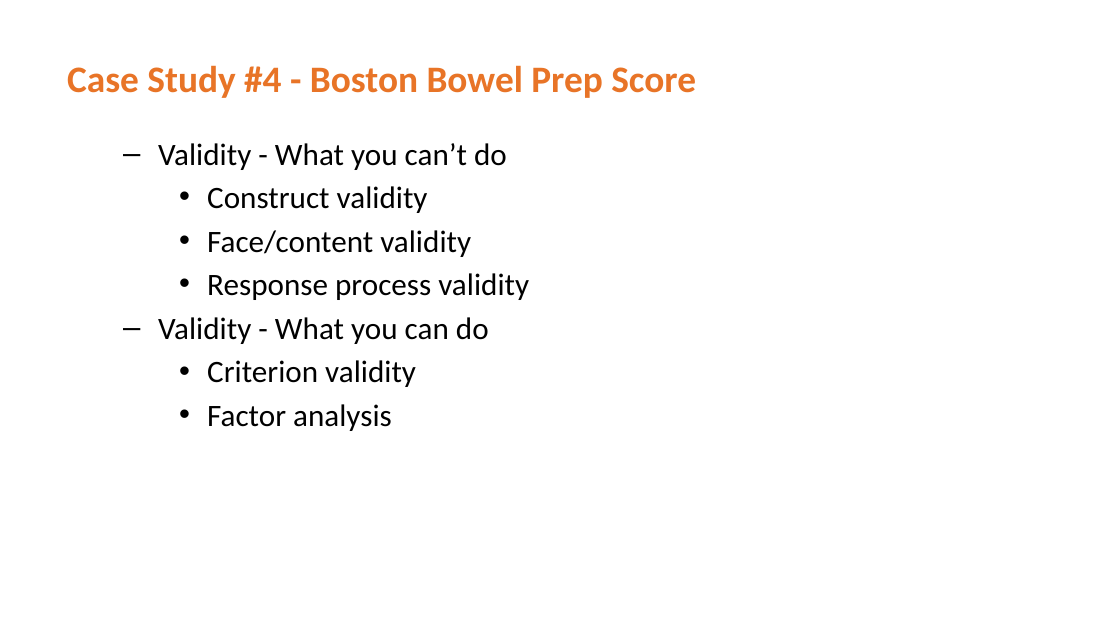
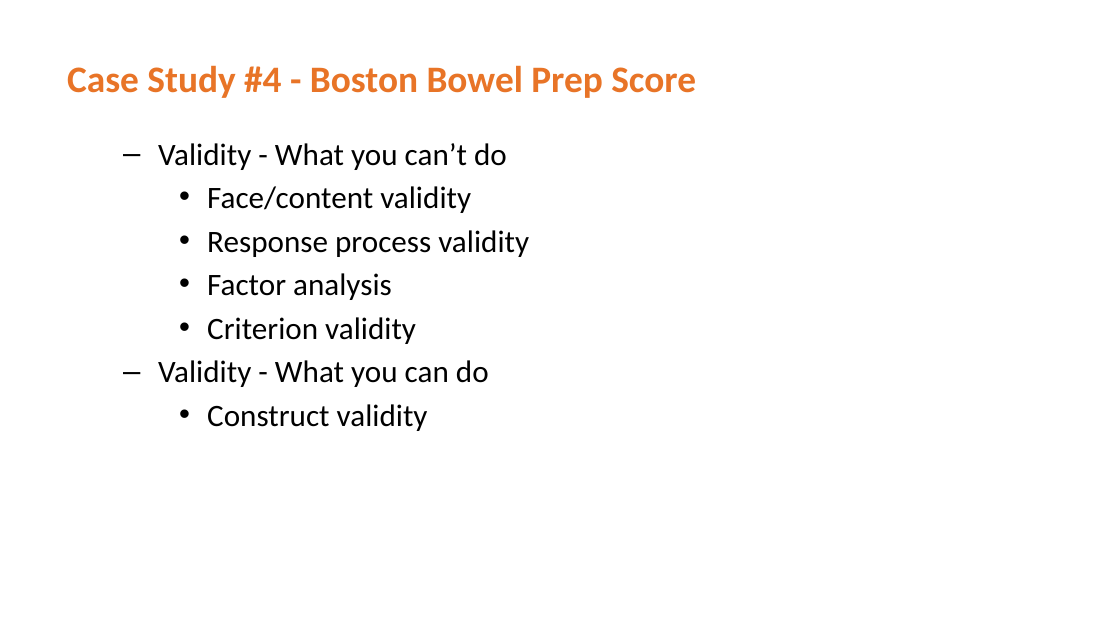
Before and after one commit to pmean/reliability-and-validity, a slide deck: slide 45 of src/Practical Advice for Establishing Reliability and Validity.pptx. Drawn at 1120x630 pixels with LibreOffice and Linux fonts; fonts in the diff are those of the drawing; background and template pictures are left out. Boxes give left, top, right and bottom in pixels: in the first picture for what was removed or moved away, otherwise in the second. Text is boxed around its words. In the diff, an @@ line names an element or a change of style, - is before the commit and + after.

Commit message:
Fixed final case study

```diff
--- a/src/Practical Advice for Establishing Reliability and Validity.pptx
+++ b/src/Practical Advice for Establishing Reliability and Validity.pptx
@@ text at <box>207,186,428,213</box>: paragraph removed @@
-    • Construct validity
@@ text at <box>207,273,416,344</box>: paragraphs added @@
+    • Factor analysis
+    • Criterion validity
@@ text at <box>207,404,428,431</box>: text changed @@
-    • Criterion validity
-    • Factor analysis
+    • Construct validity
```
Also in this commit, not shown: 1 other slide changed, 1 other file.
